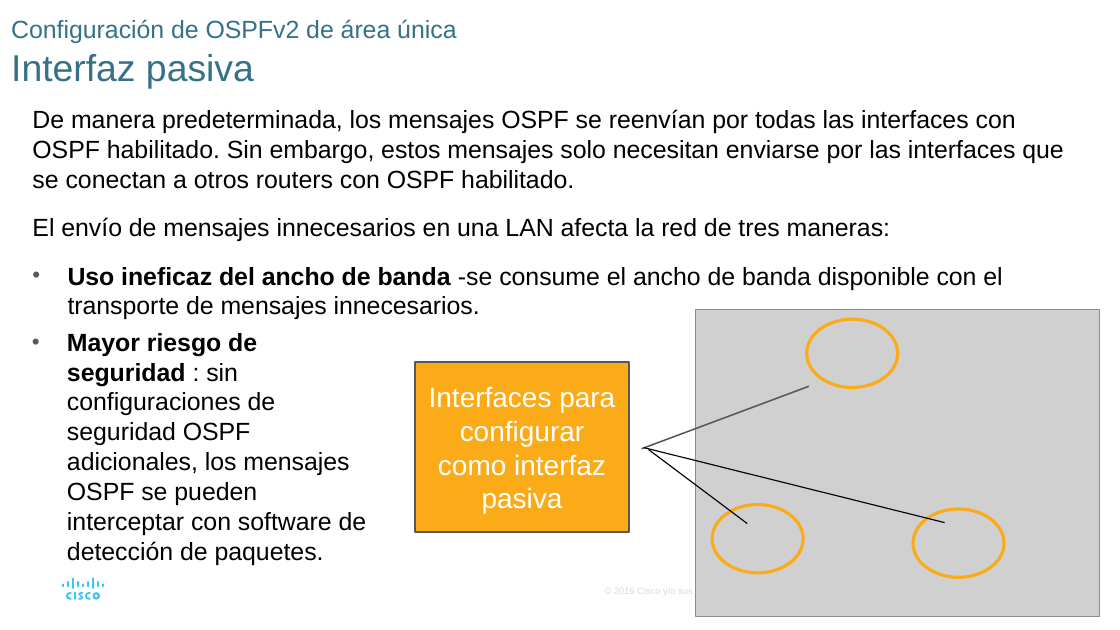
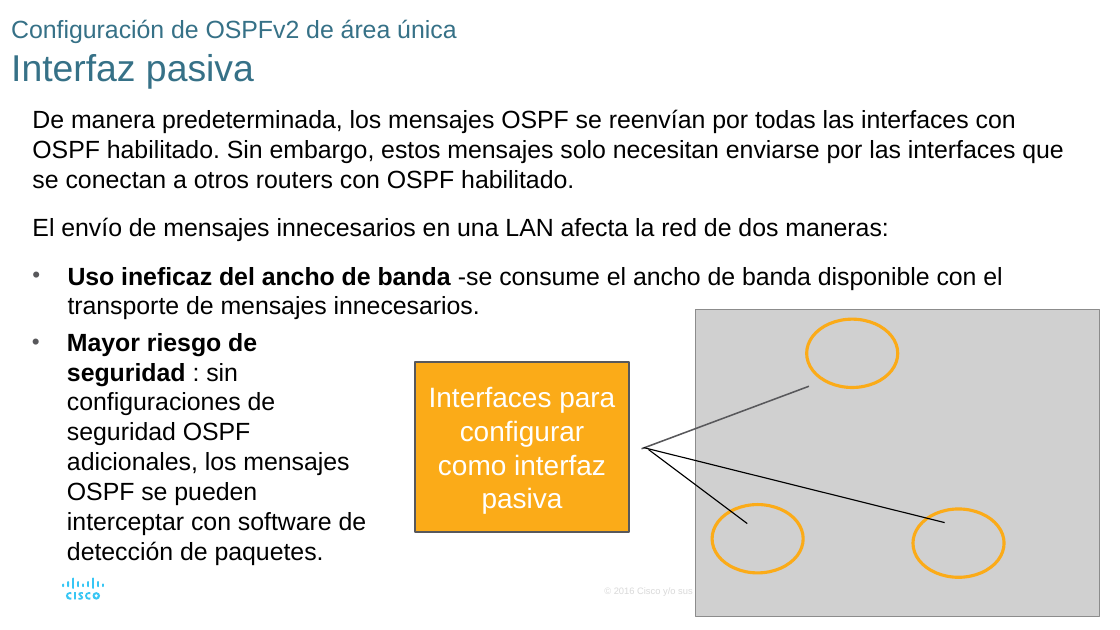
Before and after one commit to lizetheP/Seguridad, a slide deck: slide 14 of Calendario2024/Presentaciones/7_5_Ruteo_dinamico_OSPF.pptx. Drawn at 1120x630 pixels with LibreOffice and Linux fonts; fonts in the diff are those of the drawing; grey boxes stand for pictures. Boxes give left, top, right and bottom in pixels: in the first picture for what was removed or moved away, otherwise in the second. Text is boxed around its words. In the diff, an @@ line names an element or a change of style, - is before the commit and + after.

```diff
--- a/Calendario2024/Presentaciones/7_5_Ruteo_dinamico_OSPF.pptx
+++ b/Calendario2024/Presentaciones/7_5_Ruteo_dinamico_OSPF.pptx
@@ text at [32, 217, 888, 241]: text changed @@
-El envío de mensajes innecesarios en una LAN afecta la red de tres maneras:
+El envío de mensajes innecesarios en una LAN afecta la red de dos maneras:
```
Also in this commit, not shown: 3 other slides changed, 5 other files.
